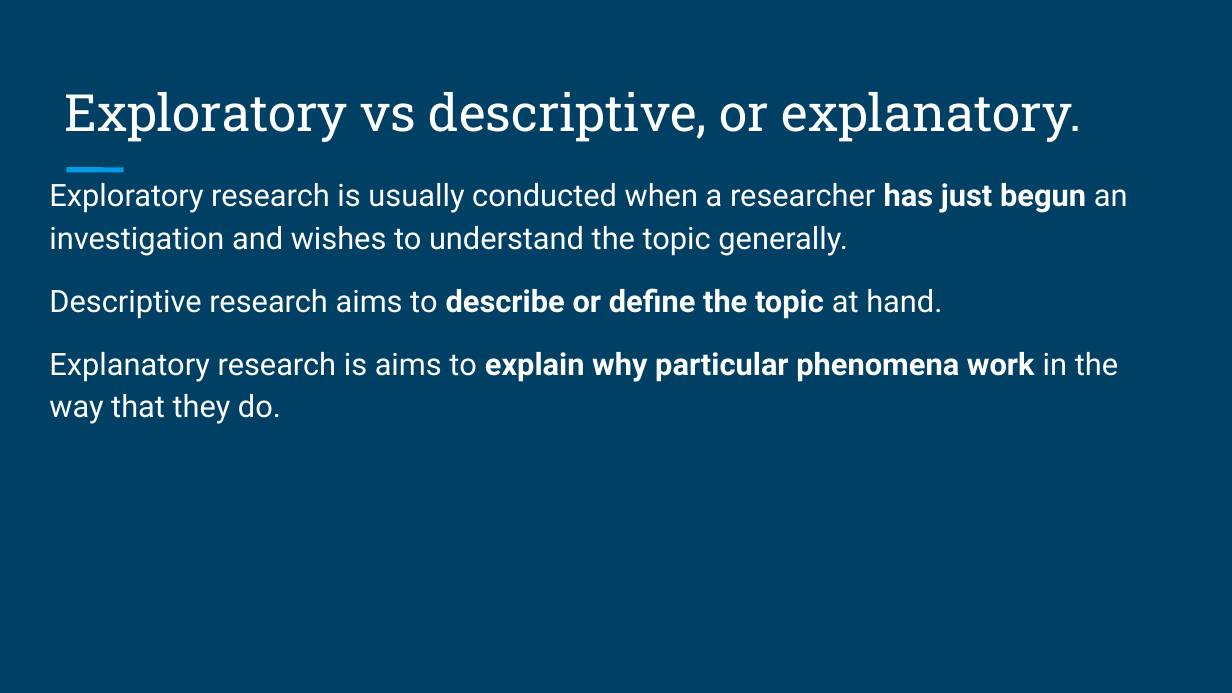
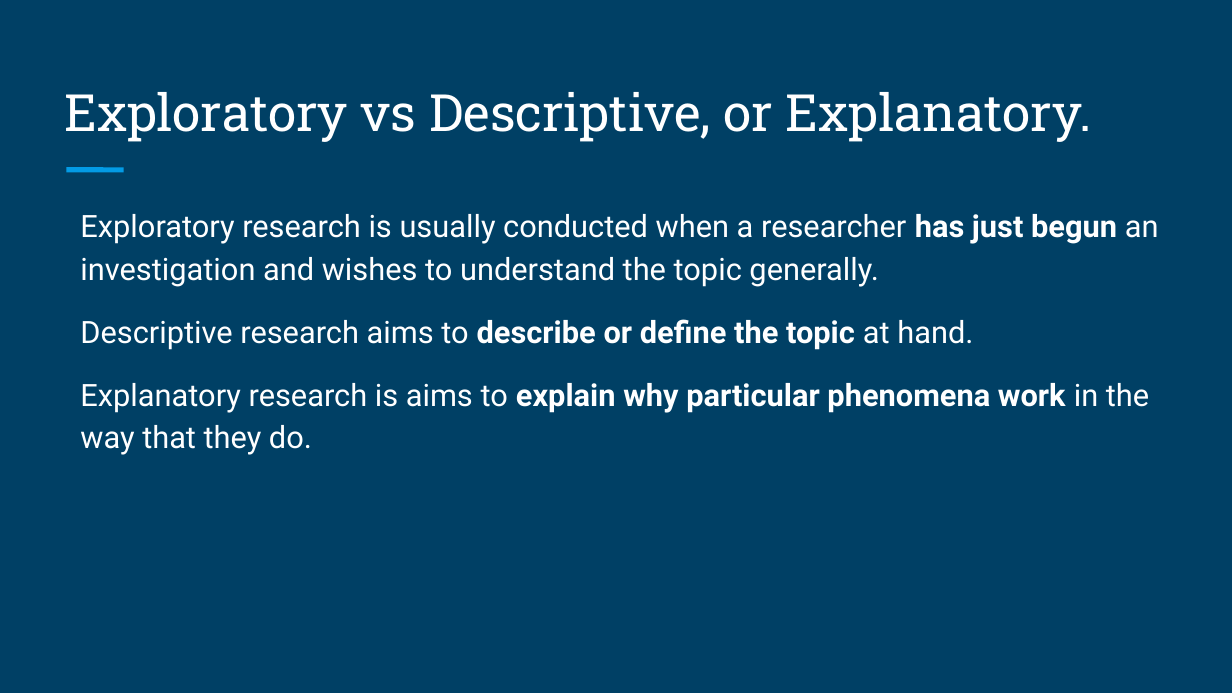
Before and after one commit to brandonyph/APB-Workshop-DataAnalyticsEssentials, a slide deck: slide 3 of Week5-Exploratory-Data-Analysis-and-Data-Vizsualization/Week 5-Exploratory Data Analysis and Data Vizsualization.pptx. Drawn at 1232x693 pixels with LibreOffice and Linux fonts; fonts in the diff are those of the drawing. Boxes give left, top, right and bottom in pixels: in the first picture for what was removed or moved away, otherwise in the second. Text is boxed around its words. In the diff, an @@ line names an element or a change of style, - is before the commit and + after.

```diff
--- a/Week5-Exploratory-Data-Analysis-and-Data-Vizsualization/Week 5-Exploratory Data Analysis and Data Vizsualization.pptx
+++ b/Week5-Exploratory-Data-Analysis-and-Data-Vizsualization/Week 5-Exploratory Data Analysis and Data Vizsualization.pptx
@@ text at [64,92,1092,142]: text changed @@
-Exploratory vs descriptive, or explanatory.
+Exploratory vs Descriptive, or Explanatory.
@@ text "Exploratory research is usually conducted ...": place and size @@
-text "Exploratory research is usually conducted ..." at [49,183,1128,424]
+text "Exploratory research is usually conducted ..." at [80,214,1159,455]
```
Also in this commit, not shown: 1 other slide changed, 10 other files.
